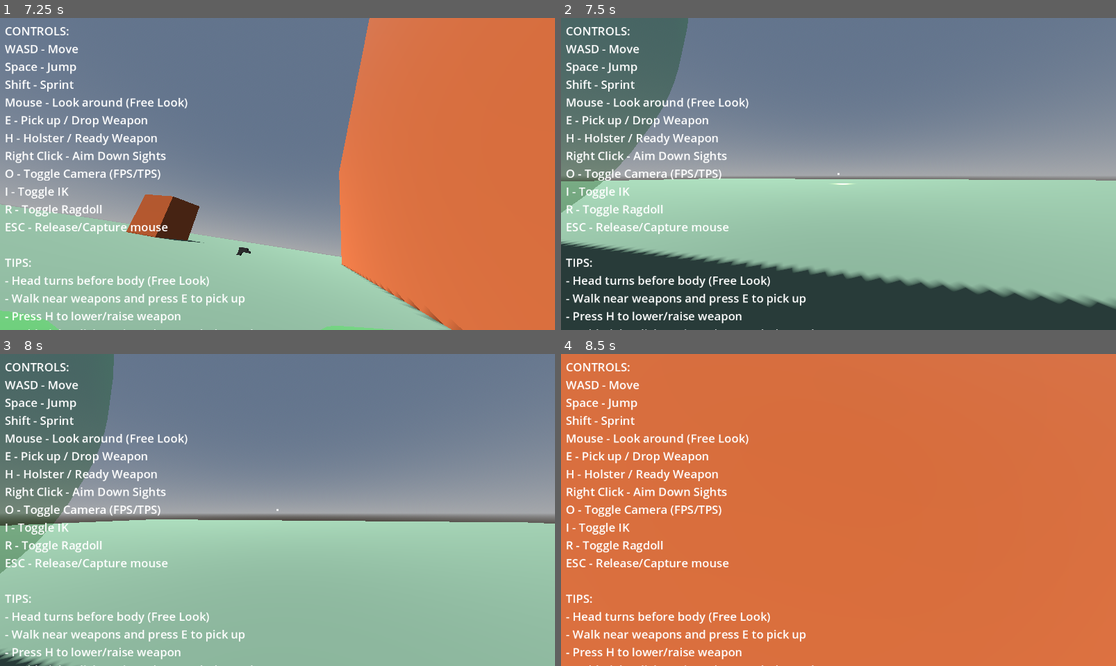
Above: before the commit, frames 1-4 (two rows, left to right).
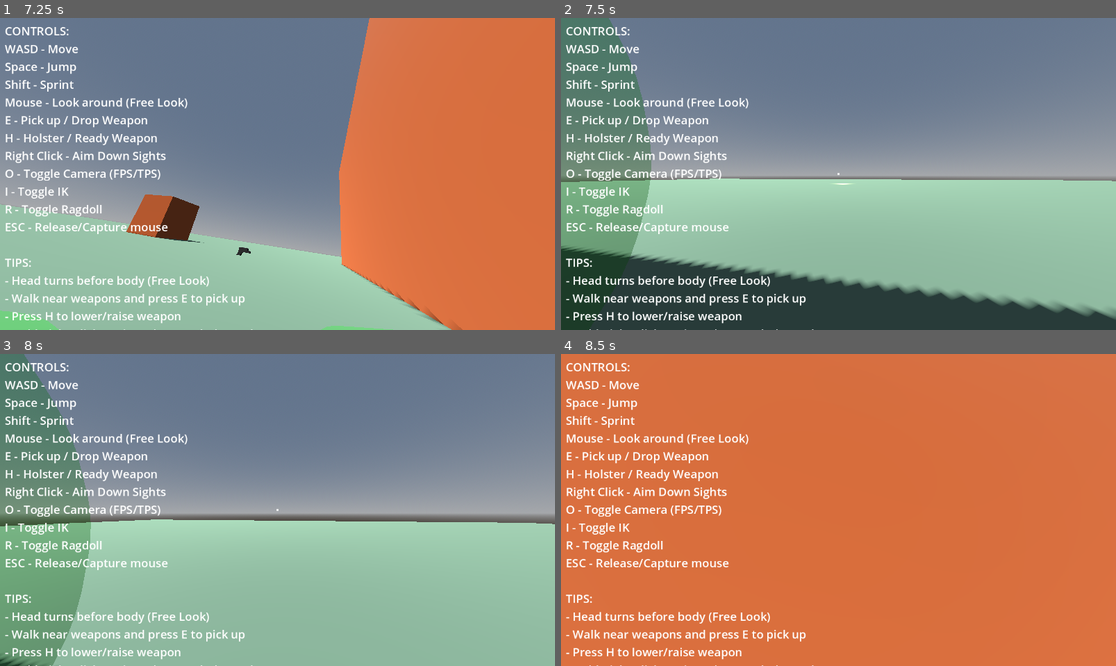
Above: after the commit, the same moments.

Repository: lmf-git/fpsikanimragdoll
Game: Godot game, scene res://world.tscn
The game is run twice, just before and just after one commit, with the same random seed, the same clock (stepped at 60 frames per second) and the same inputs.
Inputs (mouse positions are in pixels of both pictures, inside the frame that each line leads up to):
- Up to frame 1 (7.25 s): tap Enter at 0.5 s; move the mouse to (305, 174) at 0.52 s; hold Shift (sprint) 0.53-1.28 s; hold W (move_forward) 0.53-5.78 s; click (305, 174) at 0.67 s; tap Space (jump) at 0.77, 1.52, 3.02, 3.77, 4.52, 6.02, 6.77 s; move the mouse to (249, 174) at 1.27 s; tap O (toggle_camera) at 1.35, 5.85 s; move the mouse to (288, 167) at 2.02 s; hold I (toggle_ik) 2.03-2.78 s; move the mouse to (271, 180) at 2.77 s; tap R (toggle_ragdoll) at 2.85 s; click (271, 180) at 2.92 s; move the mouse to (316, 177) at 3.52 s; tap E at 3.6 s; move the mouse to (233, 170) at 4.27 s; tap H at 4.35 s; move the mouse to (283, 174) at 5.02 s; hold Shift (sprint) 5.03-5.78 s; click (283, 174) at 5.17 s; move the mouse to (255, 167) at 5.77 s; hold D (move_right) 5.78-6.53 s; move the mouse to (305, 174) at 6.52 s; hold W (move_forward) from 6.53 s (still down); hold I (toggle_ik) from 6.53 s (still down)
- Up to frame 2 (7.5 s): keep holding W (move_forward); move the mouse to (810, 174) at 7.27 s; release I (toggle_ik) at 7.28 s; tap R (toggle_ragdoll) at 7.35 s; click (810, 174) at 7.42 s
- Up to frame 3 (8 s): keep holding W (move_forward); tap Space (jump) at 7.52 s
- Up to frame 4 (8.5 s): keep holding W (move_forward); move the mouse to (849, 503) at 8.02 s; tap E at 8.1 s

Frame 1 is identical in both runs. In frame 2, 9.1% of the frame differs, in the area x 0-100%, y 0-97%; in frame 3, 8.5%; in frame 4, nothing differs.

Commit message:
Limit spine aiming to horizontal rotation only to prevent head lowering
Flattened spine aim direction to horizontal plane (y=0) so spine only
rotates left/right (yaw), not forward/backward (pitch). This prevents
entire upper body from tilting down when looking down, which was causing:
- Head/neck/spine/shoulders to lower
- Camera to lower when weapon equipped
- Body posture to lean forward

Now vertical aim is handled by head rotation and hand IK positioning,
while spine only keeps gun centered horizontally in view.

Diff:
--- a/character_controller.gd
+++ b/character_controller.gd
@@ -2082,8 +2082,18 @@
 	# Get camera's forward direction (where it's looking)
 	var camera_forward = -camera.global_transform.basis.z
 
+	# Flatten to horizontal plane only (yaw rotation only, no pitch)
+	# This prevents head/camera from lowering when looking down
+	camera_forward.y = 0.0
+	if camera_forward.length_squared() < 0.0001:
+		return  # Looking straight up/down, can't determine horizontal direction
+	camera_forward = camera_forward.normalized()
+
 	# Apply angle constraint - don't aim too far back or to sides
 	var body_forward = -global_transform.basis.z
+	body_forward.y = 0.0  # Also flatten body forward for fair comparison
+	body_forward = body_forward.normalized()
+
 	var angle_to_camera = rad_to_deg(acos(clamp(body_forward.dot(camera_forward), -1.0, 1.0)))
 
 	# Blend toward body forward if exceeding angle limit
@@ -2092,7 +2102,7 @@
 		blend_weight = 1.0 - ((angle_to_camera - aim_angle_limit) / aim_angle_limit)
 		blend_weight = clamp(blend_weight, 0.0, 1.0)
 
-	# Calculate final aim direction
+	# Calculate final aim direction (horizontal only)
 	var aim_direction = camera_forward.lerp(body_forward, 1.0 - blend_weight).normalized()
 
 	# Only rotate spine bone - chest/upper_chest are parents of neck/head
